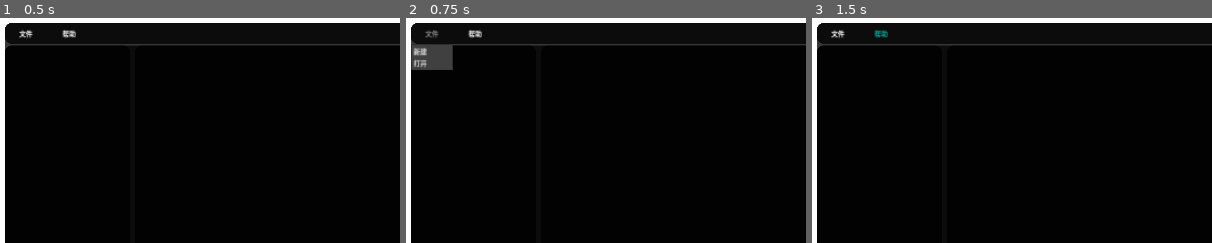
Above: before the commit, frames 1-3 (left to right).
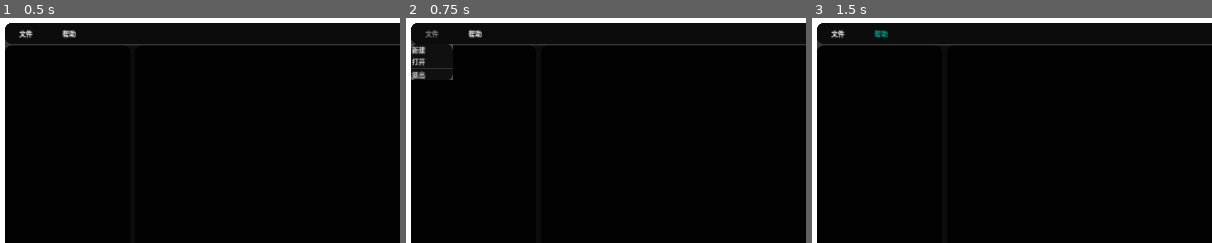
Above: after the commit, the same moments.

Repository: MRluUnity/Deer-s-Markdown-Tool
Game: Godot game, scene res://scenes/main.tscn
Same seed, same stepped clock (60 frames per second), same inputs: the game is played once before the commit and once after it.
Inputs:
- Up to frame 1 (0.5 s): no input
- Up to frame 2 (0.75 s): click "文件" at 0.5 s
- Up to frame 3 (1.5 s): click "帮助" at 1.25 s
The pictures show only the part of the screen within x 0-50%, y 0-50%; the shares and areas given below are measured in that part.

Frame 1 is identical in both runs. In frame 2, 1.2% of the frame differs, in the area x 1-12%, y 11-28%; in frame 3, nothing differs.

Commit message:
折腾Popup Menu，觉得很难用，最后决定等明天自己定义一个来用

Diff:
--- a/config/a.tres
+++ b/config/a.tres
@@ -7,5 +7,13 @@
 corner_radius_bottom_right = 16
 corner_radius_bottom_left = 16
 
+[sub_resource type="StyleBoxFlat" id="StyleBoxFlat_qehay"]
+bg_color = Color(0, 0, 0, 0.784314)
+corner_radius_top_left = 16
+corner_radius_top_right = 16
+corner_radius_bottom_right = 16
+corner_radius_bottom_left = 16
+
 [resource]
 PanelContainer/styles/panel = SubResource("StyleBoxFlat_adj3x")
+PopupMenu/styles/panel = SubResource("StyleBoxFlat_qehay")
--- /dev/null
+++ b/scenes/header_panel_container.gd
@@ -0,0 +1,55 @@
+#--------------------------------------
+# 这个类
+# 类中自定义了
+# 定义了
+#--------------------------------------
+class_name HeaderPanelContainer extends PanelContainer
+
+# TODO 头部UI ===============>信 号<===============
+#region 信号
+
+#endregion
+
+# TODO 头部UI ===============>常 量<===============
+#region 常量
+
+#endregion
+
+# TODO 头部UI ===============>变 量<===============
+#region 变量
+# 文件菜单按钮
+@onready var file_menu_button: MenuButton = %FileMenuButton
+# 帮助菜单按钮
+@onready var help_menu_button: MenuButton = %HelpMenuButton
+#endregion
+
+# TODO 头部UI ===============>虚方法<===============
+#region 常用的虚方法
+func _init() -> void:
+	pass
+
+func _ready() -> void:
+	pass
+
+func _process(_delta: float) -> void:
+	pass
+
+func _physics_process(_delta: float) -> void:
+	pass
+
+func _input(_event: InputEvent) -> void:
+	pass
+
+func _unhandled_input(_event: InputEvent) -> void:
+	pass
+#endregion
+
+# TODO 头部UI ===============>信号链接方法<===============
+#region 信号链接方法
+
+#endregion
+
+# TODO 头部UI ===============>工具方法<===============
+#region 工具方法
+
+#endregion
--- a/scenes/main.tscn
+++ b/scenes/main.tscn
@@ -1,6 +1,7 @@
-[gd_scene load_steps=3 format=3 uid="uid://41rckbrcarwp"]
+[gd_scene load_steps=4 format=3 uid="uid://41rckbrcarwp"]
 
 [ext_resource type="Script" path="res://scenes/main.gd" id="1_4k8lh"]
+[ext_resource type="Script" path="res://scenes/header_panel_container.gd" id="2_rh7kv"]
 
 [sub_resource type="StyleBoxFlat" id="StyleBoxFlat_mmuo8"]
 bg_color = Color(1, 1, 1, 1)
@@ -34,6 +35,7 @@
 [node name="HeaderPanelContainer" type="PanelContainer" parent="UI/PanelContainer/MarginContainer/PanelContainer/MainLayoutContainer"]
 custom_minimum_size = Vector2(0, 50)
 layout_mode = 2
+script = ExtResource("2_rh7kv")
 
 [node name="MarginContainer" type="MarginContainer" parent="UI/PanelContainer/MarginContainer/PanelContainer/MainLayoutContainer/HeaderPanelContainer"]
 layout_mode = 2
@@ -54,10 +56,14 @@
 theme_override_colors/font_color = Color(1, 1, 1, 1)
 text = "文件"
 switch_on_hover = true
-item_count = 2
+item_count = 4
 popup/item_0/text = "新建"
 popup/item_1/text = "打开"
 popup/item_1/id = 1
+popup/item_2/id = 3
+popup/item_2/separator = true
+popup/item_3/text = "退出"
+popup/item_3/id = 2
 
 [node name="HelpMenuButton" type="MenuButton" parent="UI/PanelContainer/MarginContainer/PanelContainer/MainLayoutContainer/HeaderPanelContainer/MarginContainer/HBoxContainer"]
 unique_name_in_owner = true
Not shown: 1 places in config/a.tres that only renumber resources
